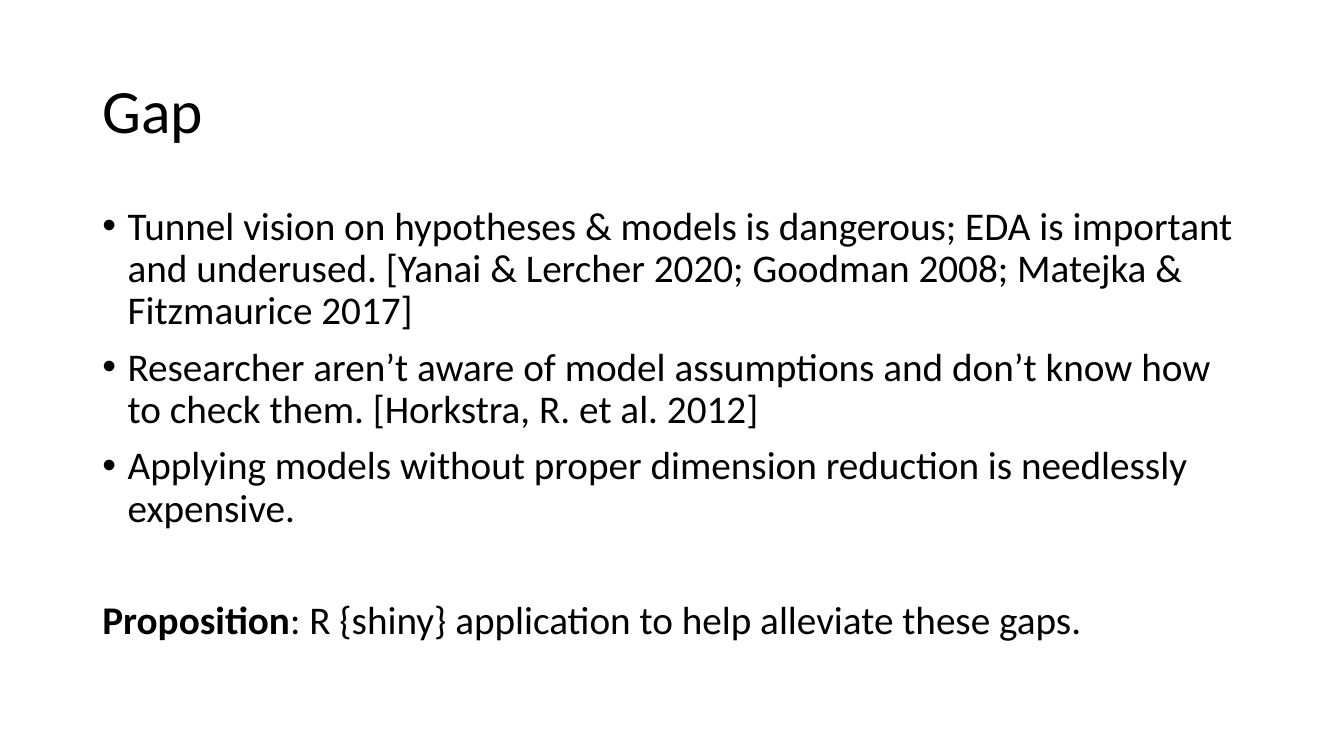
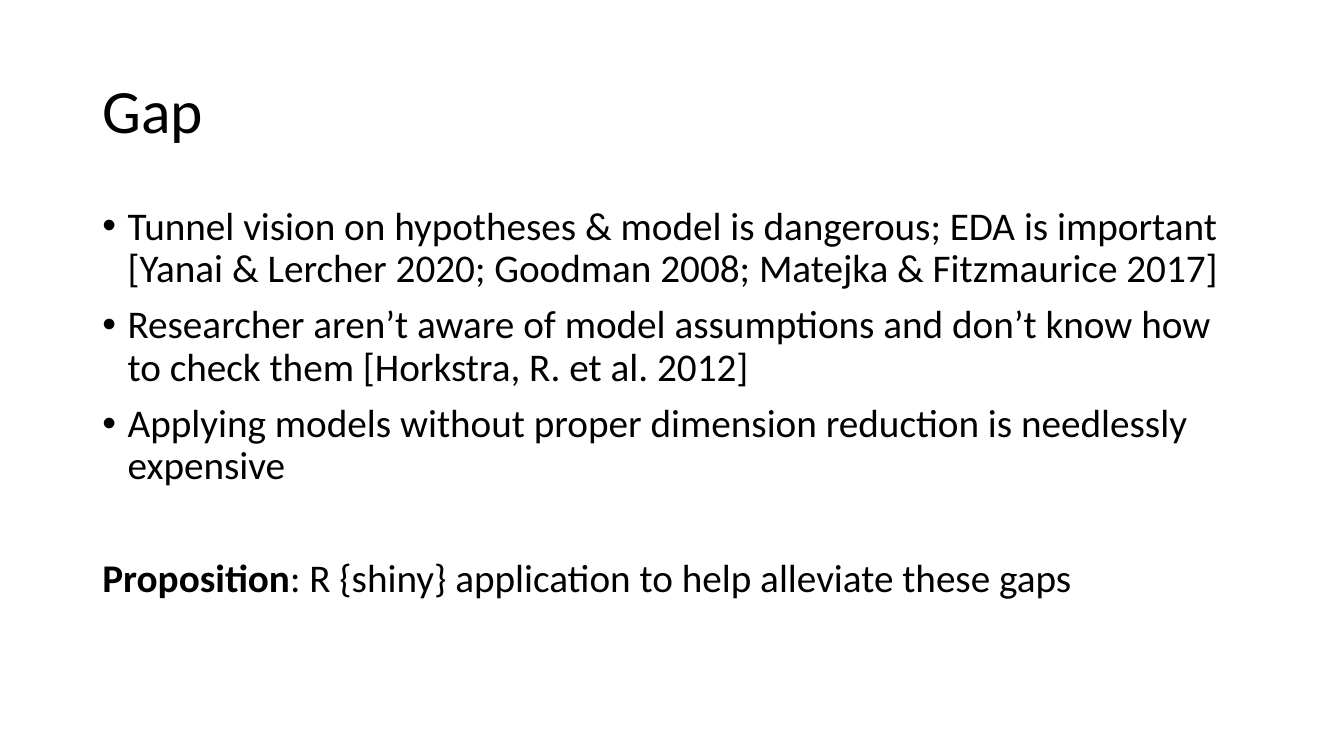
Before and after one commit to nspyrison/ML_EDA, a slide deck: slide 2 of zDesignDrafts/MEDAL pitch and sketch.pptx. Drawn at 1344x756 pixels with LibreOffice and Linux fonts; fonts in the diff are those of the drawing. Boxes give left, top, right and bottom in pixels: in the first picture for what was removed or moved away, otherwise in the second. Text is boxed around its words. In the diff, an @@ line names an element or a change of style, - is before the commit and + after.

```diff
--- a/zDesignDrafts/MEDAL pitch and sketch.pptx
+++ b/zDesignDrafts/MEDAL pitch and sketch.pptx
@@ text at [102,212,1217,599]: text changed @@
-• Tunnel vision on hypotheses & models is dangerous; EDA is important and underused. [Yanai & Lercher 2020; Goodman 2008; Matejka & Fitzmaurice 2017]
-• Researcher aren’t aware of model assumptions and don’t know how to check them. [Horkstra, R. et al. 2012]
-• Applying models without proper dimension reduction is needlessly expensive.
-Proposition: R {shiny} application to help alleviate these gaps.
+• Tunnel vision on hypotheses & model is dangerous; EDA is important [Yanai & Lercher 2020; Goodman 2008; Matejka & Fitzmaurice 2017]
+• Researcher aren’t aware of model assumptions and don’t know how to check them [Horkstra, R. et al. 2012]
+• Applying models without proper dimension reduction is needlessly expensive
+Proposition: R {shiny} application to help alleviate these gaps
```
Also in this commit, not shown: 1 other slide changed, 4 other files.
